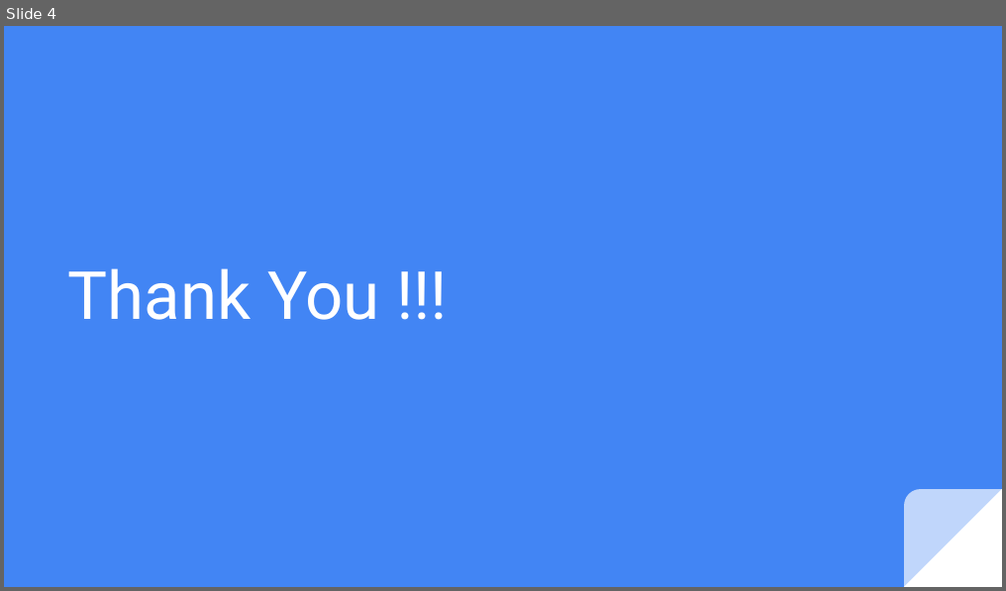
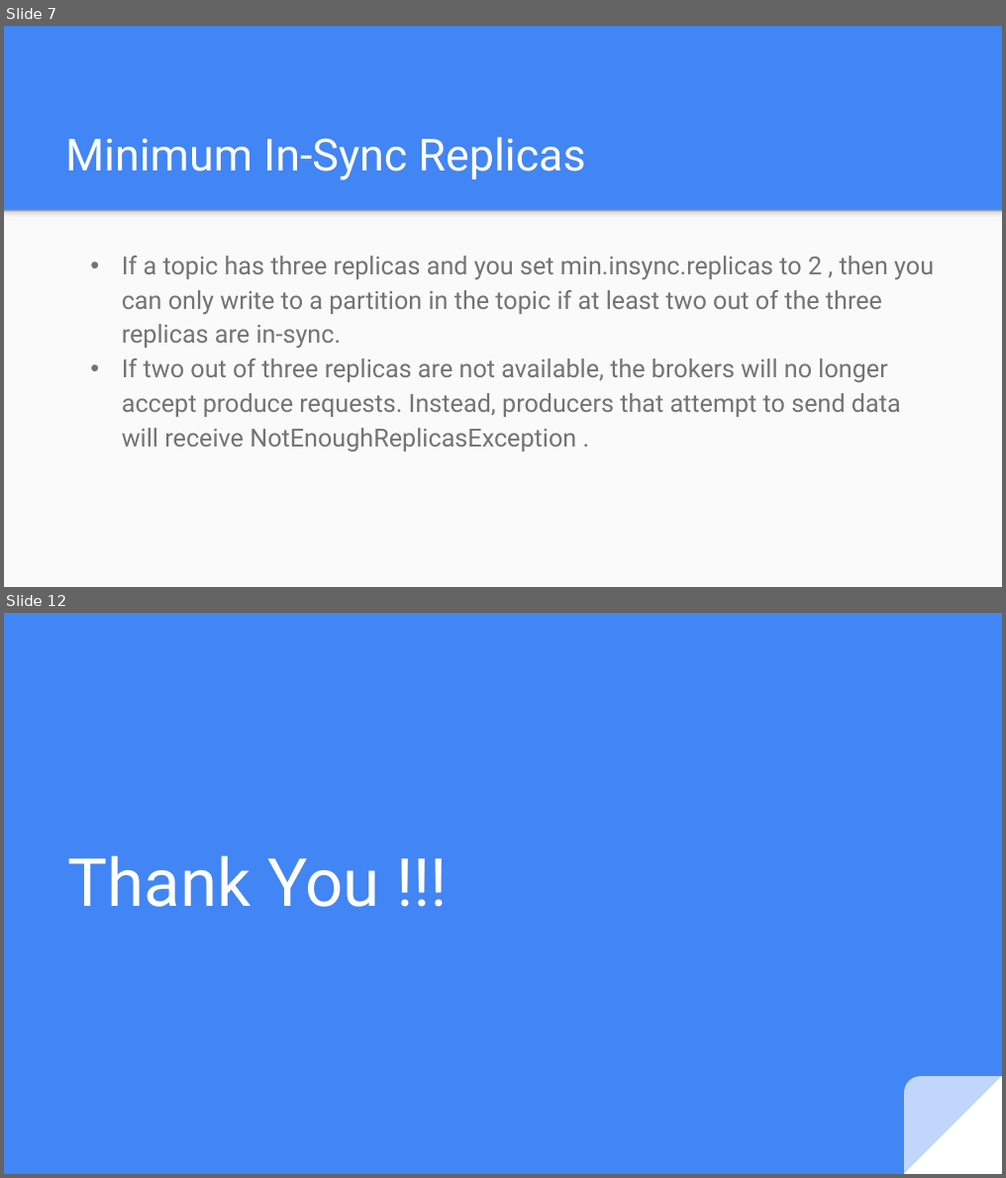
Before and after one commit to edyoda/kafka-cassandra-tutorial, a slide deck: Introduction to Kafka.pptx. Shown one above the other, each under a label of ours: slide 4 before the commit, slides 7 and 12 after it; the slides between them are not shown. The pictures are 1006x591 and 1006x1178 pixels, drawn with LibreOffice and Linux fonts; fonts in the diff are those of the drawing. Boxes give left, top, right and bottom in pixels: in the first picture for what was removed or moved away, otherwise in the second. Text is boxed around its words. In the diff, an @@ line names an element or a change of style, - is before the commit and + after.

```diff
--- a/Introduction to Kafka.pptx
+++ b/Introduction to Kafka.pptx
@@ slide 7 added at <box>4,26,1002,587</box>, background #4285F4 @@
@@ title added at <box>65,137,585,180</box>, 32 pt, text #FFFFFF @@
+Minimum In-Sync Replicas
@@ rectangle added at <box>4,209,1002,586</box>, fill #FAFAFA @@
@@ rectangle added at <box>4,209,1002,222</box>, fill gradient #F9F9F9 to #DEDEDE to #999999 @@
@@ text added at <box>122,256,934,452</box>, 18 pt, text #737373 @@
+• If a topic has three replicas and you set min.insync.replicas to 2 , then you can only write to a partition in the topic if at least two out of the three replicas are in-sync.
+• If two out of three replicas are not available, the brokers will no longer accept produce requests. Instead, producers that attempt to send data will receive NotEnoughReplicasException .
@@ what was slide 4 is now slide 12 @@
```
Also in this commit, not shown: 2 slides changed, 8 other slides added, 1 slide removed, 3 other files.
